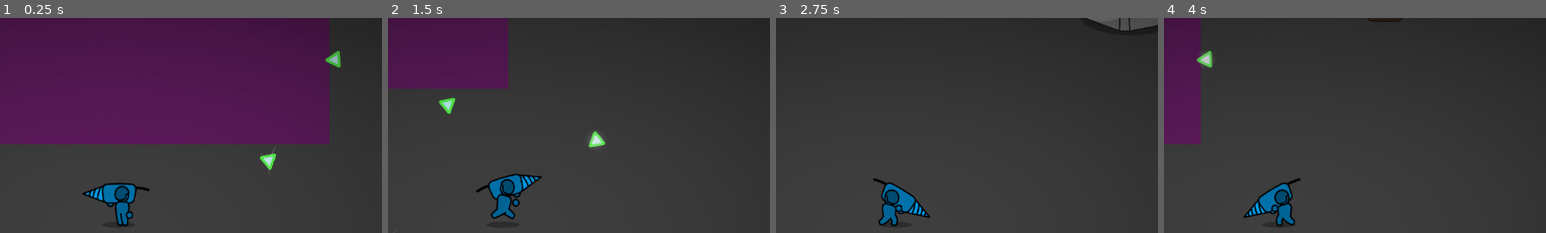
Above: before the commit, frames 1-4 (left to right).
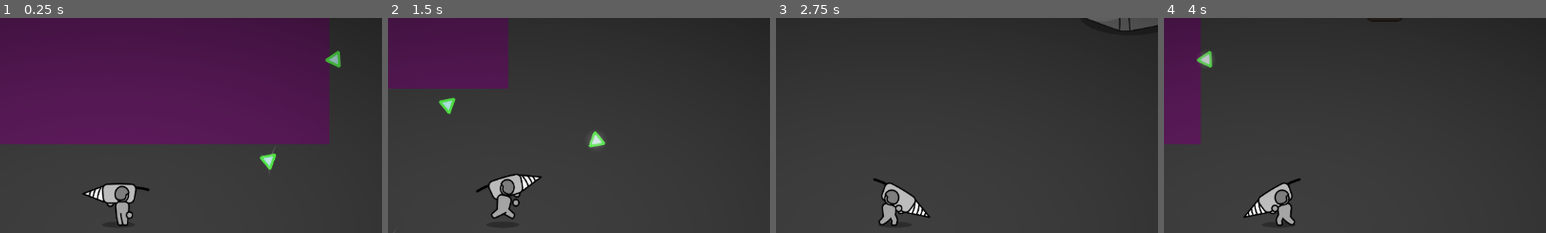
Above: after the commit, the same moments.

Repository: DeepRestGames/incremental-space-game
Game: Godot game, scene res://Scenes/Prototypes/Prototype_MainScene.tscn
The game is run twice, just before and just after one commit, with the same random seed, the same clock (stepped at 60 frames per second) and the same inputs. The engine's default icon, where the game draws it, is replaced by a stand-in: a white triangle on a blue panel in a dark square.
Inputs (mouse positions are % of the whole screen's width and height, from its top left):
- Up to frame 1 (0.25 s): no input
- Up to frame 2 (1.5 s): move the mouse to (72, 45) at 0.52 s; hold D (move_right) 0.53-1.28 s; hold E (interact) 0.53-1.28 s; move the mouse to (30, 55) at 1.27 s; hold S (move_down) from 1.28 s (still down); tap E (interact) at 1.35 s
- Up to frame 3 (2.75 s): move the mouse to (60, 28) at 2.02 s; release S (move_down) at 2.03 s; hold D (move_right) from 2.03 s (still down); hold E (interact) from 2.03 s (still down)
- Up to frame 4 (4 s): move the mouse to (45, 70) at 2.77 s; release D (move_right) at 2.78 s; release E (interact) at 2.78 s; hold W (move_up) 2.78-3.53 s; tap E (interact) at 2.85 s; move the mouse to (80, 65) at 3.52 s; hold A (move_left) from 3.53 s (still down); hold E (interact) from 3.53 s (still down)
The pictures show only the part of the screen within x 35-85%, y 2-52%; the shares and areas given below are measured in that part.

The runs differ from the first frame. In frame 1, 1.1% of the frame differs, in the area x 22-36%, y 77-96%; in frame 2, 1.1%, in the area x 26-40%, y 72-93%; in frame 3, 1.1%; in frame 4, 1.1%.

Commit message:
fixed player animations, I think

Diff:
--- a/Scenes/Player/Player.tscn
+++ b/Scenes/Player/Player.tscn
@@ -10,6 +10,35 @@
 [sub_resource type="CircleShape2D" id="CircleShape2D_ude3g"]
 radius = 72.0
 
+[sub_resource type="Animation" id="Animation_0u84n"]
+resource_name = "DrillLeft"
+length = 0.24
+loop_mode = 1
+tracks/0/type = "value"
+tracks/0/imported = false
+tracks/0/enabled = true
+tracks/0/path = NodePath("PlayerSprite:frame_coords")
+tracks/0/interp = 1
+tracks/0/loop_wrap = true
+tracks/0/keys = {
+"times": PackedFloat32Array(0, 0.08, 0.16),
+"transitions": PackedFloat32Array(1, 1, 1),
+"update": 1,
+"values": [Vector2i(0, 2), Vector2i(1, 2), Vector2i(2, 2)]
+}
+tracks/1/type = "value"
+tracks/1/imported = false
+tracks/1/enabled = true
+tracks/1/path = NodePath("PlayerSprite:flip_h")
+tracks/1/interp = 1
+tracks/1/loop_wrap = true
+tracks/1/keys = {
+"times": PackedFloat32Array(0),
+"transitions": PackedFloat32Array(1),
+"update": 1,
+"values": [true]
+}
+
 [sub_resource type="Animation" id="Animation_i5acl"]
 resource_name = "DrillRight"
 length = 0.24
@@ -39,8 +68,8 @@
 "values": [false]
 }
 
-[sub_resource type="Animation" id="Animation_0kmp4"]
-resource_name = "IdleRight"
+[sub_resource type="Animation" id="Animation_epg6k"]
+resource_name = "IdleLeft"
 length = 0.64
 loop_mode = 1
 tracks/0/type = "value"
@@ -77,22 +106,24 @@
 "times": PackedFloat32Array(0),
 "transitions": PackedFloat32Array(1),
 "update": 1,
-"values": [false]
-}
-
-[sub_resource type="Animation" id="Animation_825xp"]
-length = 0.001
+"values": [true]
+}
+
+[sub_resource type="Animation" id="Animation_0kmp4"]
+resource_name = "IdleRight"
+length = 0.64
+loop_mode = 1
 tracks/0/type = "value"
 tracks/0/imported = false
 tracks/0/enabled = true
 tracks/0/path = NodePath("PlayerSprite:scale")
-tracks/0/interp = 1
-tracks/0/loop_wrap = true
-tracks/0/keys = {
-"times": PackedFloat32Array(0),
-"transitions": PackedFloat32Array(1),
+tracks/0/interp = 2
+tracks/0/loop_wrap = true
+tracks/0/keys = {
+"times": PackedFloat32Array(0.16, 0.48),
+"transitions": PackedFloat32Array(1, 1),
 "update": 0,
-"values": [Vector2(1, 1)]
+"values": [Vector2(0.97, 1.05), Vector2(1.03, 0.95)]
 }
 tracks/1/type = "value"
 tracks/1/imported = false
@@ -104,7 +135,7 @@
 "times": PackedFloat32Array(0),
 "transitions": PackedFloat32Array(1),
 "update": 1,
-"values": [Vector2i(0, 1)]
+"values": [Vector2i(0, 0)]
 }
 tracks/2/type = "value"
 tracks/2/imported = false
@@ -116,36 +147,34 @@
 "times": PackedFloat32Array(0),
 "transitions": PackedFloat32Array(1),
 "update": 1,
-"values": [true]
-}
-
-[sub_resource type="Animation" id="Animation_ji083"]
-resource_name = "RunRight"
-length = 0.64
-loop_mode = 1
-tracks/0/type = "value"
-tracks/0/imported = false
-tracks/0/enabled = true
-tracks/0/path = NodePath("PlayerSprite:frame_coords")
-tracks/0/interp = 0
-tracks/0/loop_wrap = true
-tracks/0/keys = {
-"times": PackedFloat32Array(0, 0.213333, 0.32, 0.533333),
-"transitions": PackedFloat32Array(1, 1, 1, 1),
-"update": 1,
-"values": [Vector2i(0, 1), Vector2i(1, 1), Vector2i(2, 1), Vector2i(3, 1)]
-}
-tracks/1/type = "value"
-tracks/1/imported = false
-tracks/1/enabled = true
-tracks/1/path = NodePath("PlayerSprite:scale")
-tracks/1/interp = 1
-tracks/1/loop_wrap = true
-tracks/1/keys = {
-"times": PackedFloat32Array(0.0633336, 0.213333, 0.383333, 0.533333),
-"transitions": PackedFloat32Array(4, 1, 4, 1),
+"values": [false]
+}
+
+[sub_resource type="Animation" id="Animation_825xp"]
+length = 0.001
+tracks/0/type = "value"
+tracks/0/imported = false
+tracks/0/enabled = true
+tracks/0/path = NodePath("PlayerSprite:scale")
+tracks/0/interp = 1
+tracks/0/loop_wrap = true
+tracks/0/keys = {
+"times": PackedFloat32Array(0),
+"transitions": PackedFloat32Array(1),
 "update": 0,
-"values": [Vector2(0.95, 1.07), Vector2(1.08, 0.93), Vector2(0.95, 1.07), Vector2(1.08, 0.93)]
+"values": [Vector2(1, 1)]
+}
+tracks/1/type = "value"
+tracks/1/imported = false
+tracks/1/enabled = true
+tracks/1/path = NodePath("PlayerSprite:frame_coords")
+tracks/1/interp = 1
+tracks/1/loop_wrap = true
+tracks/1/keys = {
+"times": PackedFloat32Array(0),
+"transitions": PackedFloat32Array(1),
+"update": 1,
+"values": [Vector2i(0, 1)]
 }
 tracks/2/type = "value"
 tracks/2/imported = false
@@ -157,36 +186,36 @@
 "times": PackedFloat32Array(0),
 "transitions": PackedFloat32Array(1),
 "update": 1,
-"values": [false]
-}
-
-[sub_resource type="Animation" id="Animation_epg6k"]
-resource_name = "IdleLeft"
+"values": [true]
+}
+
+[sub_resource type="Animation" id="Animation_esmjy"]
+resource_name = "RunLeft"
 length = 0.64
 loop_mode = 1
 tracks/0/type = "value"
 tracks/0/imported = false
 tracks/0/enabled = true
-tracks/0/path = NodePath("PlayerSprite:scale")
-tracks/0/interp = 2
-tracks/0/loop_wrap = true
-tracks/0/keys = {
-"times": PackedFloat32Array(0.16, 0.48),
-"transitions": PackedFloat32Array(1, 1),
+tracks/0/path = NodePath("PlayerSprite:frame_coords")
+tracks/0/interp = 0
+tracks/0/loop_wrap = true
+tracks/0/keys = {
+"times": PackedFloat32Array(0, 0.213333, 0.32, 0.533333),
+"transitions": PackedFloat32Array(1, 1, 1, 1),
+"update": 1,
+"values": [Vector2i(0, 1), Vector2i(1, 1), Vector2i(2, 1), Vector2i(3, 1)]
+}
+tracks/1/type = "value"
+tracks/1/imported = false
+tracks/1/enabled = true
+tracks/1/path = NodePath("PlayerSprite:scale")
+tracks/1/interp = 1
+tracks/1/loop_wrap = true
+tracks/1/keys = {
+"times": PackedFloat32Array(0.0633336, 0.213333, 0.383333, 0.533333),
+"transitions": PackedFloat32Array(4, 1, 4, 1),
 "update": 0,
-"values": [Vector2(0.97, 1.05), Vector2(1.03, 0.95)]
-}
-tracks/1/type = "value"
-tracks/1/imported = false
-tracks/1/enabled = true
-tracks/1/path = NodePath("PlayerSprite:frame_coords")
-tracks/1/interp = 1
-tracks/1/loop_wrap = true
-tracks/1/keys = {
-"times": PackedFloat32Array(0),
-"transitions": PackedFloat32Array(1),
-"update": 1,
-"values": [Vector2i(0, 0)]
+"values": [Vector2(0.95, 1.07), Vector2(1.08, 0.93), Vector2(0.95, 1.07), Vector2(1.08, 0.93)]
 }
 tracks/2/type = "value"
 tracks/2/imported = false
@@ -201,37 +230,8 @@
 "values": [true]
 }
 
-[sub_resource type="Animation" id="Animation_0u84n"]
-resource_name = "DrillLeft"
-length = 0.24
-loop_mode = 1
-tracks/0/type = "value"
-tracks/0/imported = false
-tracks/0/enabled = true
-tracks/0/path = NodePath("PlayerSprite:frame_coords")
-tracks/0/interp = 1
-tracks/0/loop_wrap = true
-tracks/0/keys = {
-"times": PackedFloat32Array(0, 0.08, 0.16),
-"transitions": PackedFloat32Array(1, 1, 1),
-"update": 1,
-"values": [Vector2i(0, 2), Vector2i(1, 2), Vector2i(2, 2)]
-}
-tracks/1/type = "value"
-tracks/1/imported = false
-tracks/1/enabled = true
-tracks/1/path = NodePath("PlayerSprite:flip_h")
-tracks/1/interp = 1
-tracks/1/loop_wrap = true
-tracks/1/keys = {
-"times": PackedFloat32Array(0),
-"transitions": PackedFloat32Array(1),
-"update": 1,
-"values": [true]
-}
-
-[sub_resource type="Animation" id="Animation_esmjy"]
-resource_name = "RunLeft"
+[sub_resource type="Animation" id="Animation_ji083"]
+resource_name = "RunRight"
 length = 0.64
 loop_mode = 1
 tracks/0/type = "value"
@@ -268,7 +268,7 @@
 "times": PackedFloat32Array(0),
 "transitions": PackedFloat32Array(1),
 "update": 1,
-"values": [true]
+"values": [false]
 }
 
 [sub_resource type="AnimationLibrary" id="AnimationLibrary_i5acl"]
@@ -429,7 +429,6 @@
 shape = SubResource("CircleShape2D_ude3g")
 
 [node name="PlayerSprite" type="Sprite2D" parent="."]
-modulate = Color(0, 0.6, 0.9, 1)
 texture = ExtResource("4_4wape")
 offset = Vector2(13, -64)
 flip_h = true
